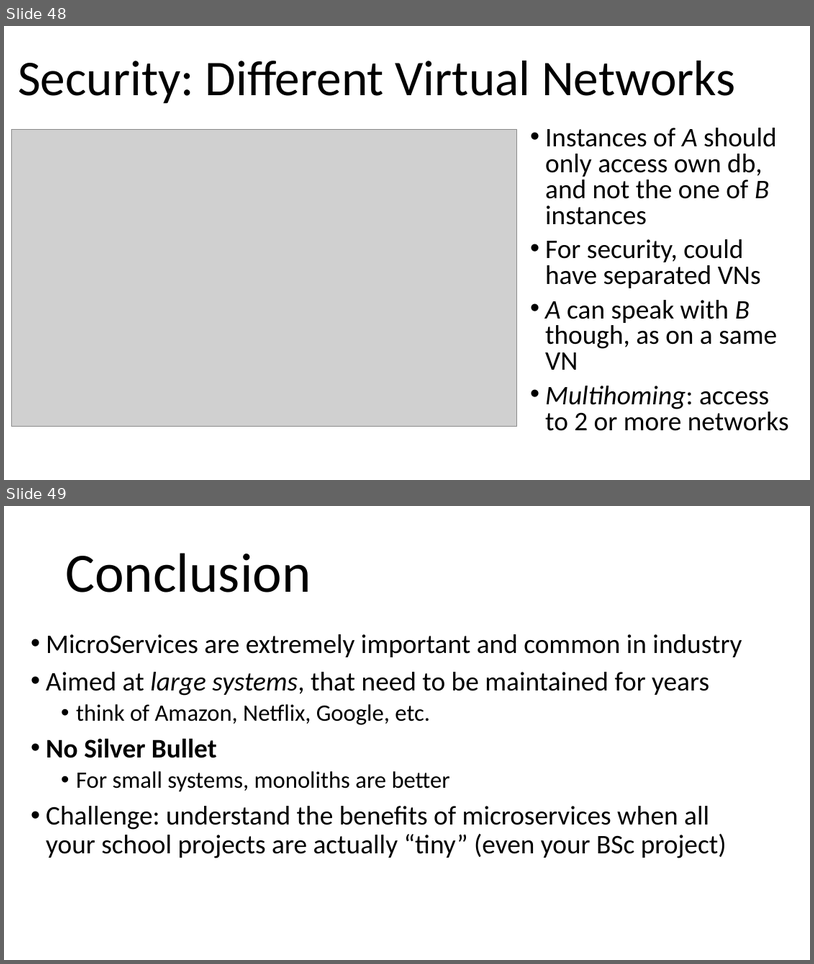
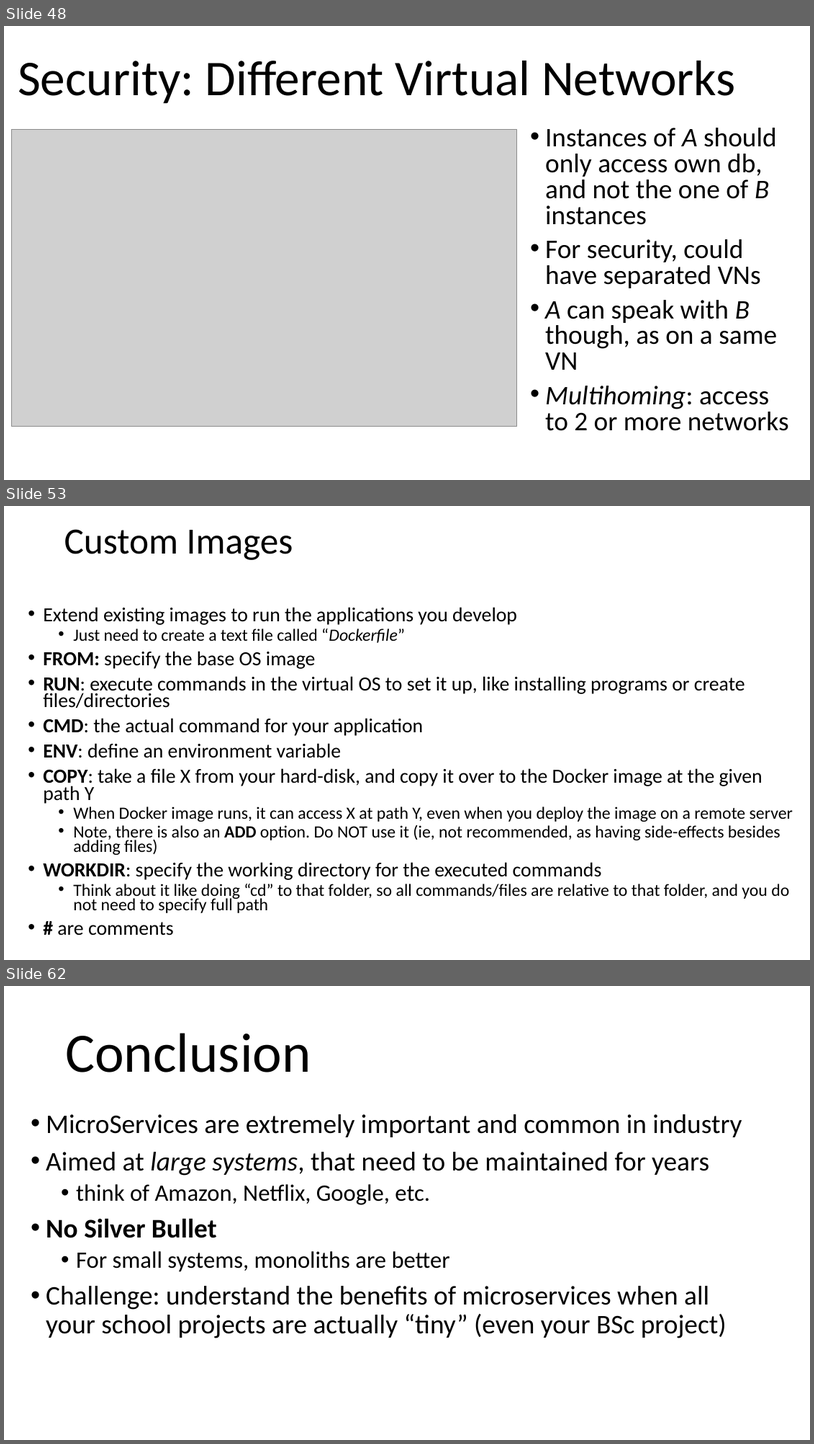
Before and after one commit to arcuri82/testing_security_development_enterprise_systems, a slide deck: doc/advanced/slides/lesson_08.pptx. Shown one above the other, each under a label of ours: slides 48 and 49 before the commit, slides 48, 53 and 62 after it; the slides between them are not shown. The pictures are 814x964 and 814x1444 pixels, drawn with LibreOffice and Linux fonts; fonts in the diff are those of the drawing; grey boxes stand for pictures. Boxes give left, top, right and bottom in pixels: in the first picture for what was removed or moved away, otherwise in the second. Text is boxed around its words. In the diff, an @@ line names an element or a change of style, - is before the commit and + after.

```diff
--- a/doc/advanced/slides/lesson_08.pptx
+++ b/doc/advanced/slides/lesson_08.pptx
@@ slide 53 added at (4, 506, 810, 960), background #FFFFFF @@
@@ title added at (64, 529, 293, 560), 44 pt, text #000000 @@
+Custom Images
@@ text added at (43, 607, 793, 935), 23.8 pt, text #000000 @@
+• Extend existing images to run the applications you develop
+  • Just need to create a text file called “Dockerfile”
+• FROM: specify the base OS image
+• RUN: execute commands in the virtual OS to set it up, like installing programs or create files/directories
+• CMD: the actual command for your application
+• ENV: define an environment variable
+• COPY: take a file X from your hard-disk, and copy it over to the Docker image at the given path Y
+  • When Docker image runs, it can access X at path Y, even when you deploy the image on a remote server
+  • Note, there is also an ADD option. Do NOT use it (ie, not recommended, as having side-effects besides adding files)
+• WORKDIR: specify the working directory for the executed commands
+  • Think about it like doing “cd” to that folder, so all commands/files are relative to that folder, and you do not need to specify full path
+• # are comments
@@ what was slide 49 is now slide 62 @@
```
Also in this commit, not shown: 1 slide changed, 13 other slides added, 1 slide removed, 1 other file.
